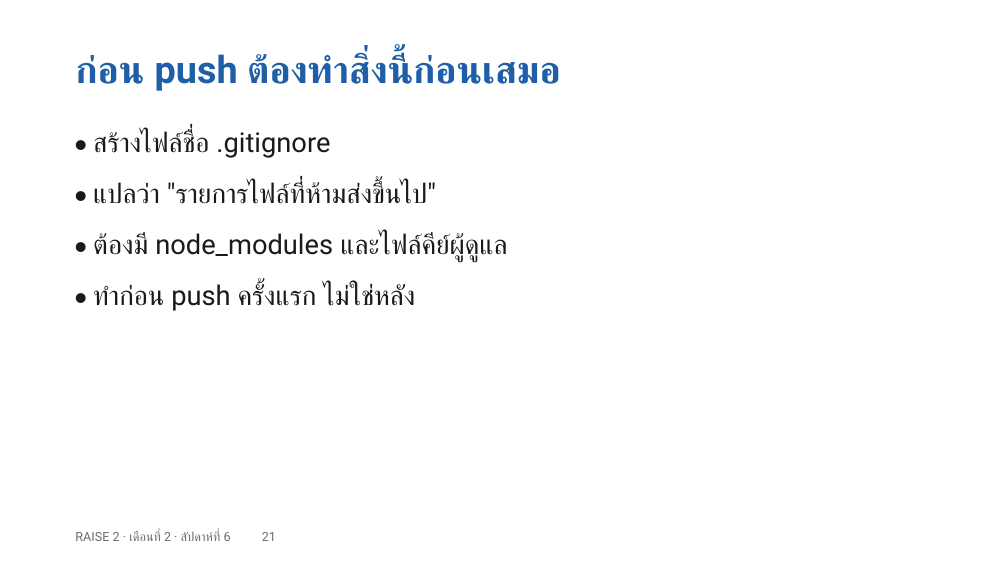
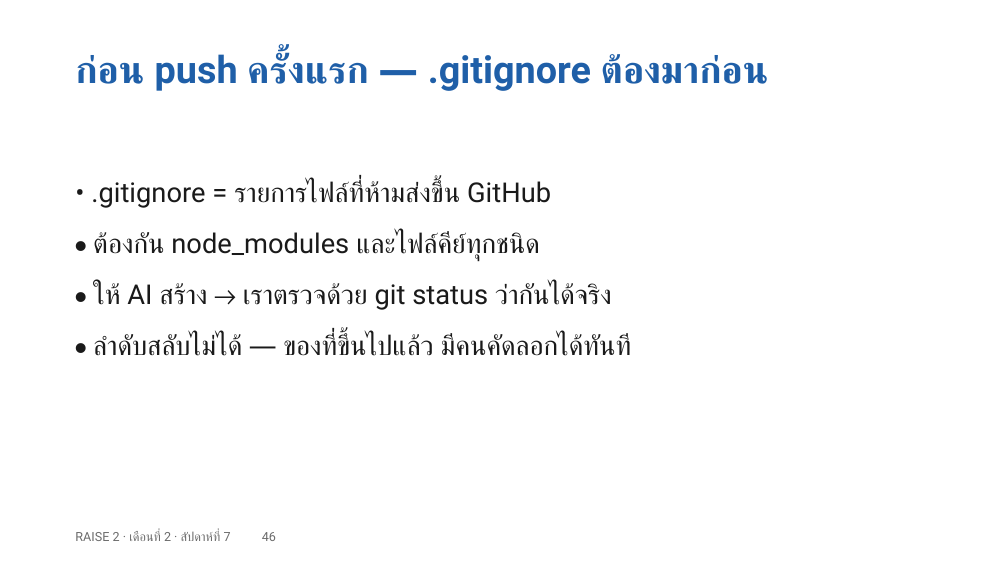
Before and after one commit to cnacha-mfu/raise2-module2, a slide deck: slide 46 of materials/week7/w7-slides.pptx (slide 21 before the commit). Drawn at 1008x567 pixels with LibreOffice and Linux fonts; fonts in the diff are those of the drawing. Boxes give left, top, right and bottom in pixels: in the first picture for what was removed or moved away, otherwise in the second. Text is boxed around its words. In the diff, an @@ line names an element or a change of style, - is before the commit and + after.

```diff
--- a/materials/week7/w7-slides.pptx
+++ b/materials/week7/w7-slides.pptx
@@ text at [75, 53, 769, 91]: text changed @@
-ก่อน push ต้องทำสิ่งนี้ก่อนเสมอ
+ก่อน push ครั้งแรก — .gitignore ต้องมาก่อน
@@ text removed at [93, 131, 330, 158] @@
-• สร้างไฟล์ชื่อ .gitignore
@@ text at [91, 181, 551, 208]: text changed @@
-• แปลว่า "รายการไฟล์ที่ห้ามส่งขึ้นไป"
+• .gitignore = รายการไฟล์ที่ห้ามส่งขึ้น GitHub
@@ text at [93, 232, 539, 261]: text changed @@
-• ต้องมี node_modules และไฟล์คีย์ผู้ดูแล
+• ต้องกัน node_modules และไฟล์คีย์ทุกชนิด
@@ text at [93, 283, 612, 310]: text changed @@
-• ทำก่อน push ครั้งแรก ไม่ใช่หลัง
+• ให้ AI สร้าง → เราตรวจด้วย git status ว่ากันได้จริง
@@ text added at [93, 334, 631, 356], 26 pt, text #1A1A1A @@
+• ลำดับสลับไม่ได้ — ของที่ขึ้นไปแล้ว มีคนคัดลอกได้ทันที
@@ text at [75, 531, 276, 541]: text changed @@
-RAISE 2 · เดือนที่ 2 · สัปดาห์ที่ 6 21
+RAISE 2 · เดือนที่ 2 · สัปดาห์ที่ 7 46
```
Also in this commit, not shown: 37 other slides changed, 29 slides added, 52 slides removed, 24 other files.
